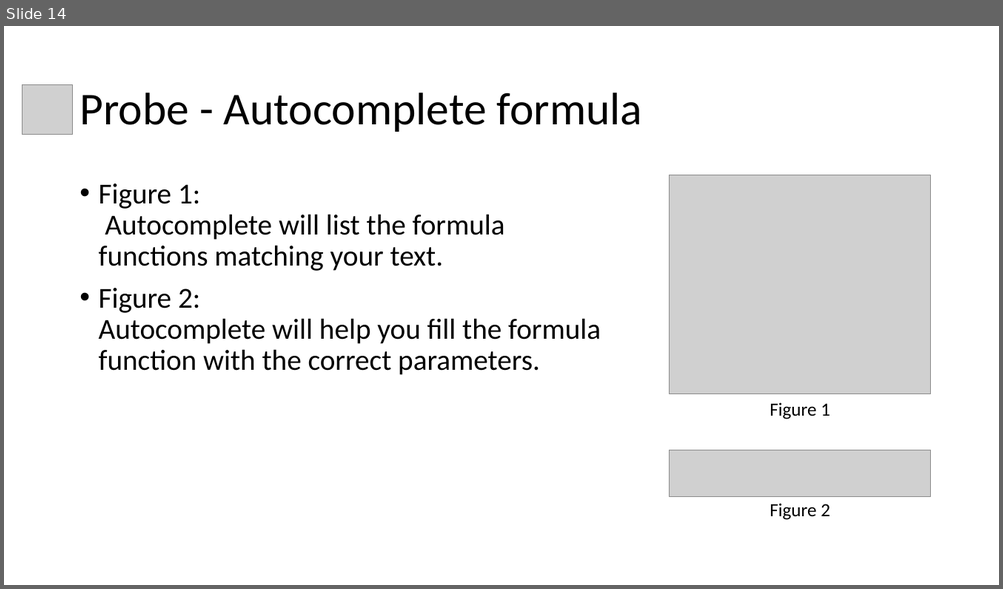
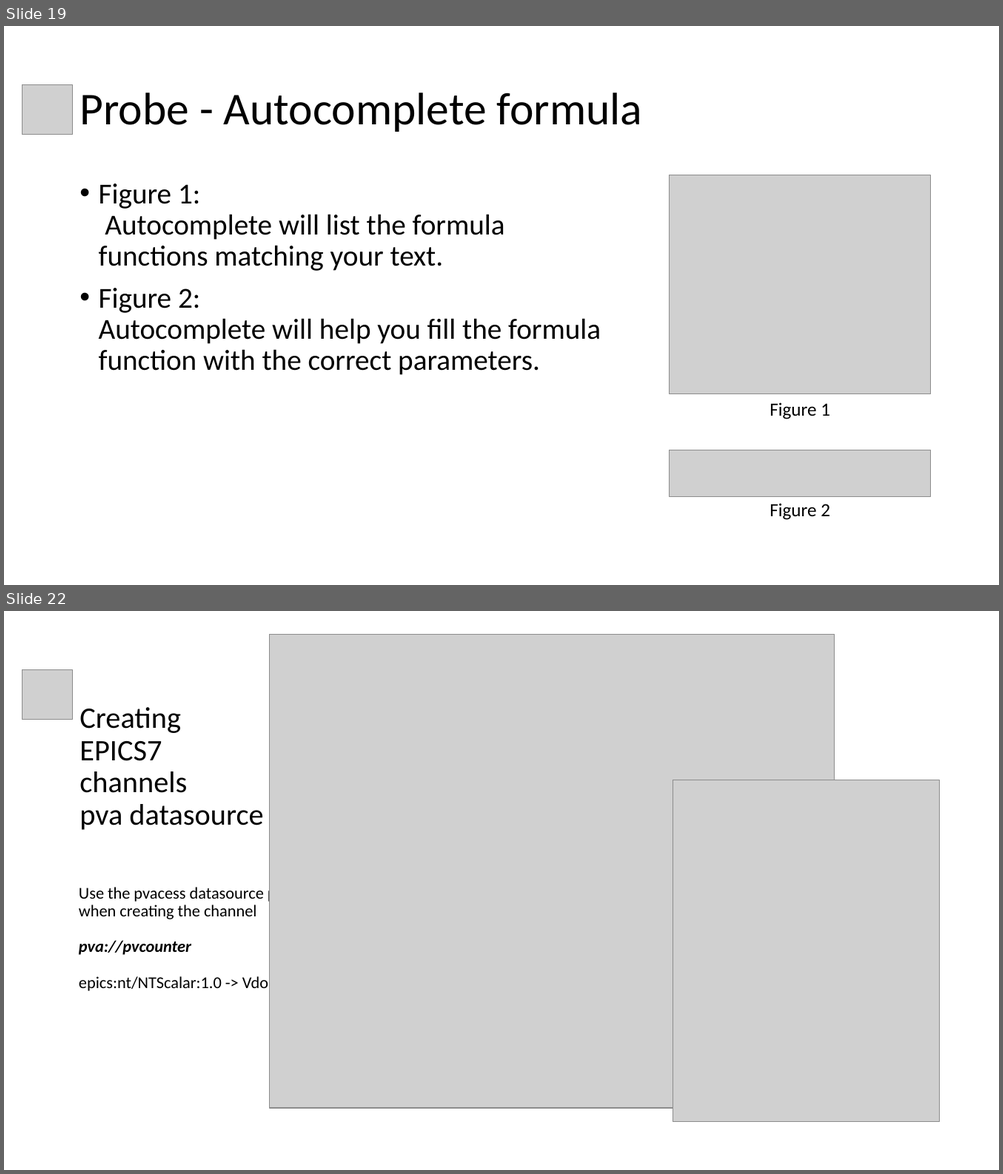
Before and after one commit to shroffk/cs-studio-training, a slide deck: presentations/1 CS-Studio - Probe.pptx. Shown one above the other, each under a label of ours: slide 14 before the commit, slides 19 and 22 after it; the slides between them are not shown. The pictures are 1003x589 and 1003x1174 pixels, drawn with LibreOffice and Linux fonts; fonts in the diff are those of the drawing; grey boxes stand for pictures. Boxes give left, top, right and bottom in pixels: in the first picture for what was removed or moved away, otherwise in the second. Text is boxed around its words. In the diff, an @@ line names an element or a change of style, - is before the commit and + after.

```diff
--- a/presentations/1 CS-Studio - Probe.pptx
+++ b/presentations/1 CS-Studio - Probe.pptx
@@ slide 22 added at bbox=[4, 611, 999, 1170], background #FFFFFF @@
@@ picture added at bbox=[270, 634, 834, 1109] @@
@@ picture added at bbox=[22, 670, 72, 720] @@
@@ title added at bbox=[79, 707, 263, 830], 28.8 pt, text #000000 @@
+Creating EPICS7 channels
+pva datasource
@@ picture added at bbox=[672, 780, 939, 1122] @@
@@ text added at bbox=[79, 885, 306, 993], 16 pt, text #000000 @@
+Use the pvacess datasource prefix when creating the channel
+pva://pvcounter
+epics:nt/NTScalar:1.0 -> Vdouble
@@ what was slide 14 is now slide 19 @@
```
Also in this commit, not shown: 1 slide changed, 10 other slides added, 24 other files.
